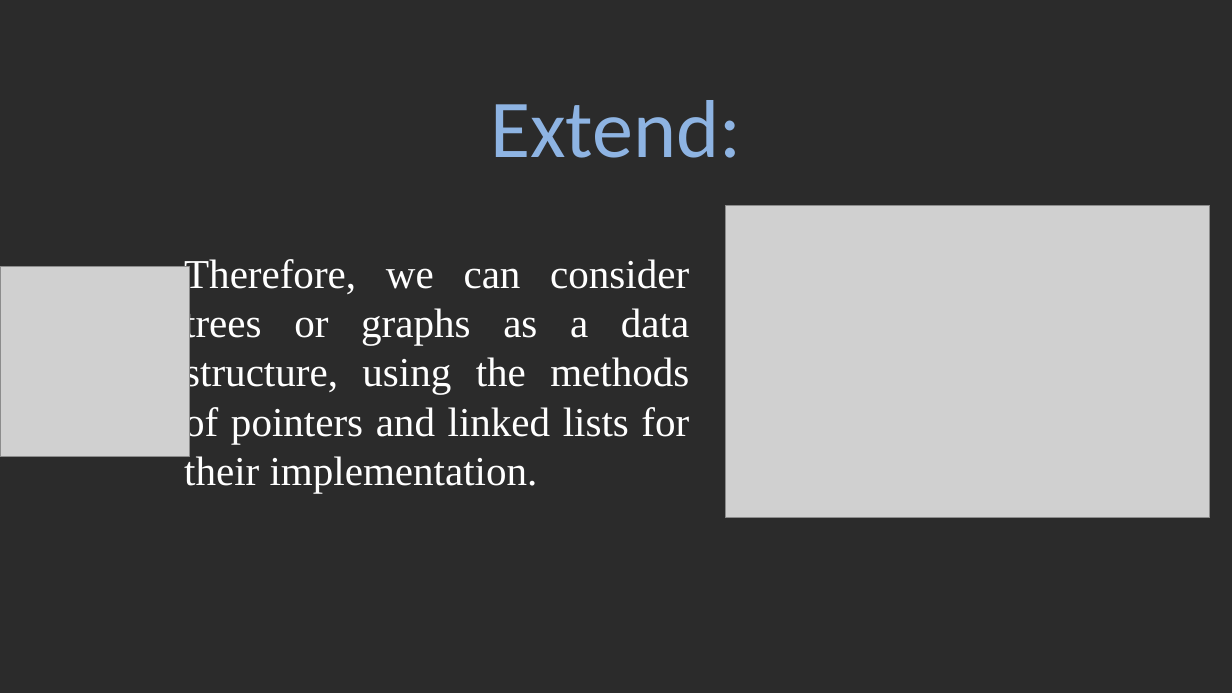
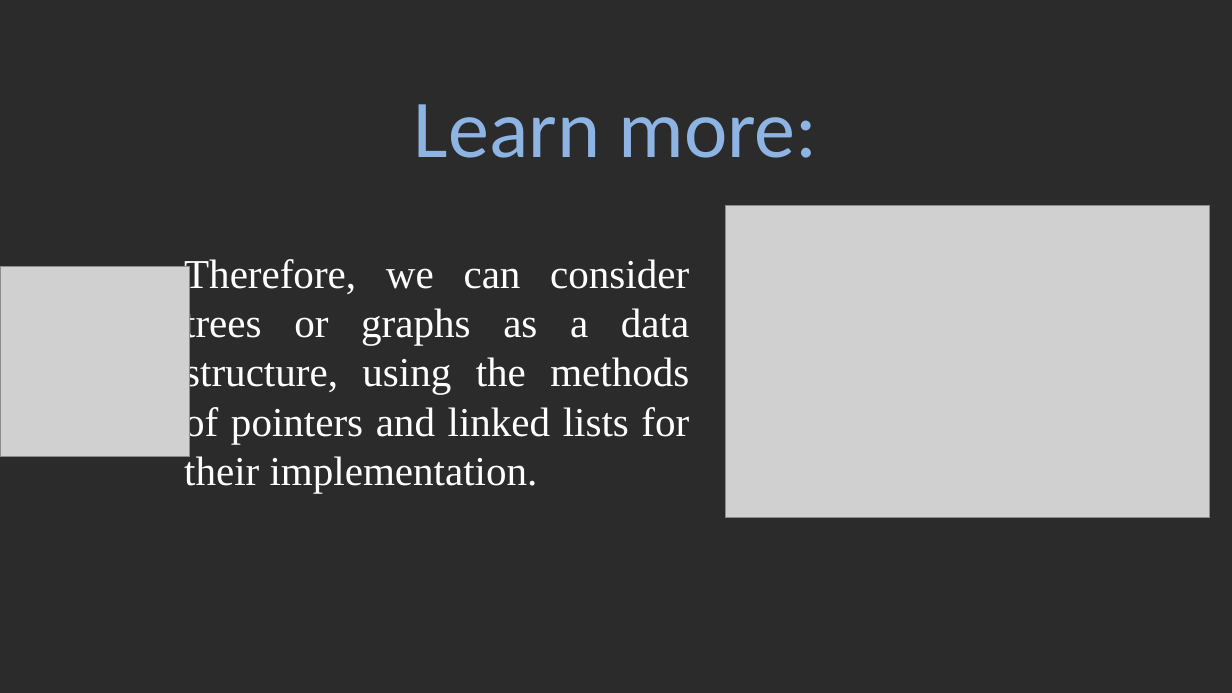
Before and after one commit to viettungvuong/Seminar, a slide deck: slide 4 of Seminar.pptx. Drawn at 1232x693 pixels with LibreOffice and Linux fonts; fonts in the diff are those of the drawing; grey boxes stand for pictures; background and template pictures are left out; a plain dark background stands for a picture behind light text. Boxes give left, top, right and bottom in pixels: in the first picture for what was removed or moved away, otherwise in the second. Text is boxed around its words. In the diff, an @@ line names an element or a change of style, - is before the commit and + after.

```diff
--- a/Seminar.pptx
+++ b/Seminar.pptx
@@ title at (414,104,818,158): text changed @@
-Extend:
+Learn more:
```
Also in this commit, not shown: 1 other slide changed, 1 other file.
